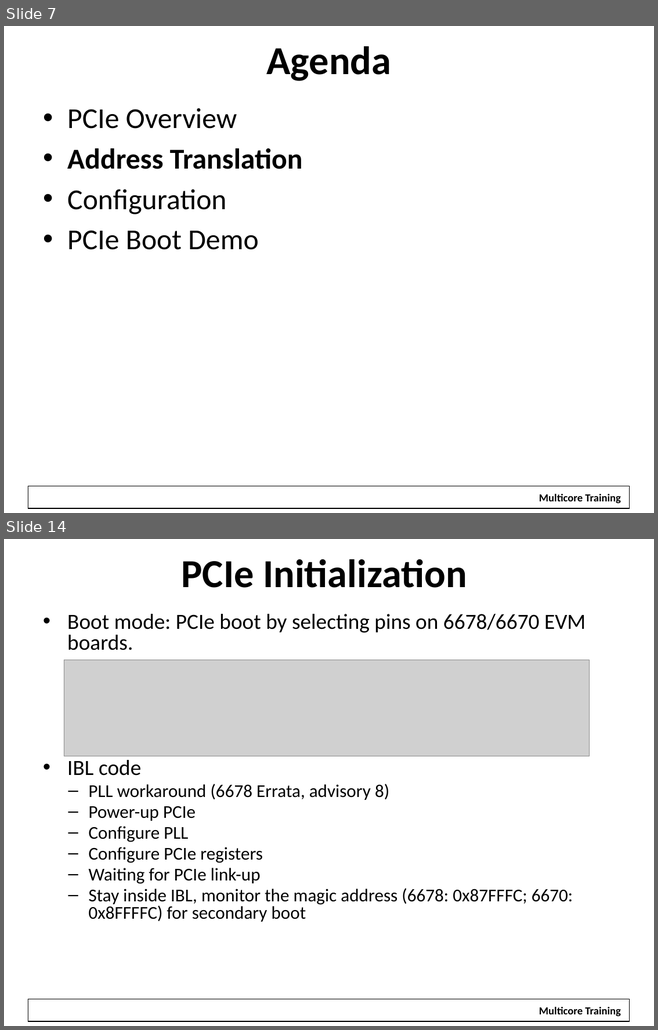
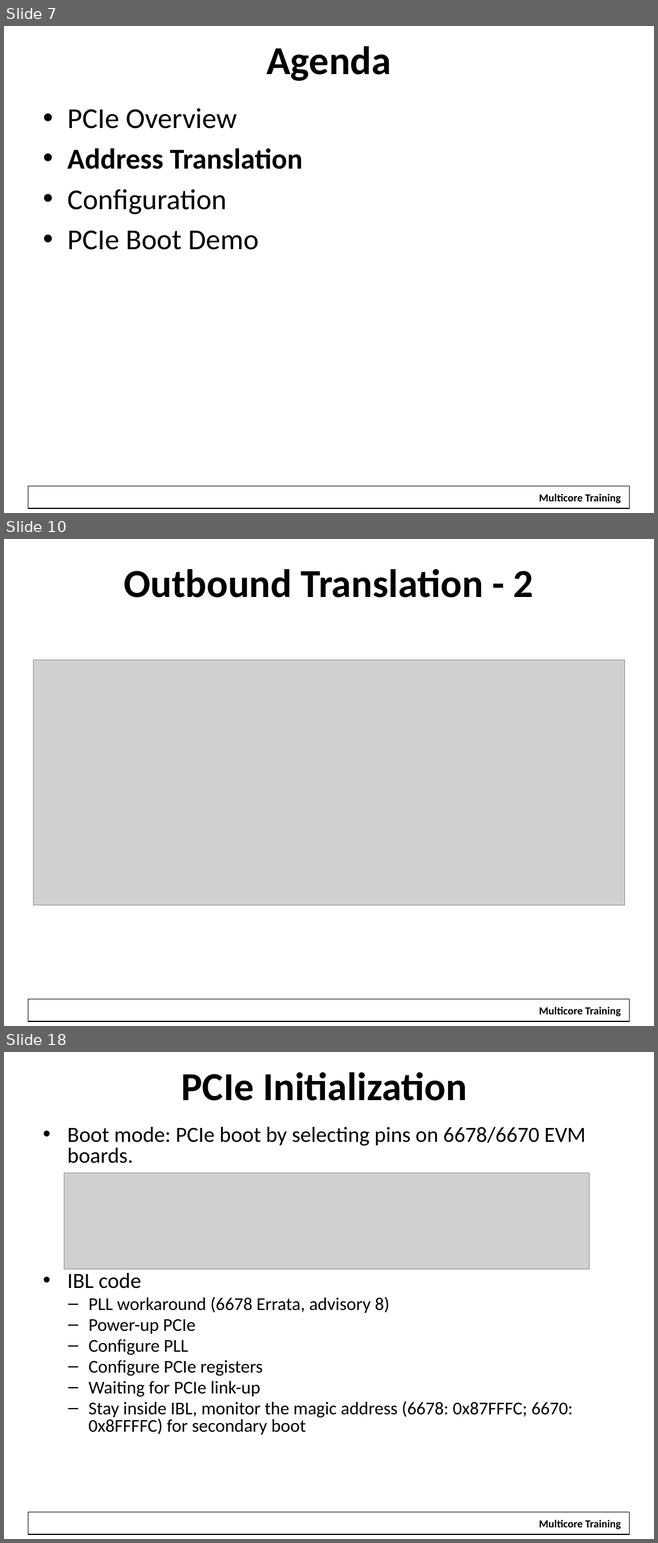
Before and after one commit to hari1989/keystone-workshop, a slide deck: slides/KeyStone PCI Express.pptx. Shown one above the other, each under a label of ours: slides 7 and 14 before the commit, slides 7, 10 and 18 after it; the slides between them are not shown. The pictures are 658x1030 and 658x1543 pixels, drawn with LibreOffice and Linux fonts; fonts in the diff are those of the drawing; grey boxes stand for pictures; background and template pictures are left out. Boxes give left, top, right and bottom in pixels: in the first picture for what was removed or moved away, otherwise in the second. Text is boxed around its words. In the diff, an @@ line names an element or a change of style, - is before the commit and + after.

```diff
--- a/slides/KeyStone PCI Express.pptx
+++ b/slides/KeyStone PCI Express.pptx
@@ slide 10 added at <box>4,539,654,1026</box>, background #FFFFFF; not listed: 2 template elements that a slide beside it also shows @@
@@ title added at <box>123,569,534,598</box>, 44 pt, text #000000, bold @@
+Outbound Translation - 2
@@ picture added at <box>33,660,623,906</box> @@
@@ what was slide 14 is now slide 18 @@
```
Also in this commit, not shown: 10 slides changed, 4 other slides added, 6 slides removed.
